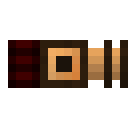
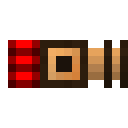
Comparing the layer stacks of the two 128px x 128px images. Changes:
hid "Layer #12" over <box>8,40,40,88</box>
